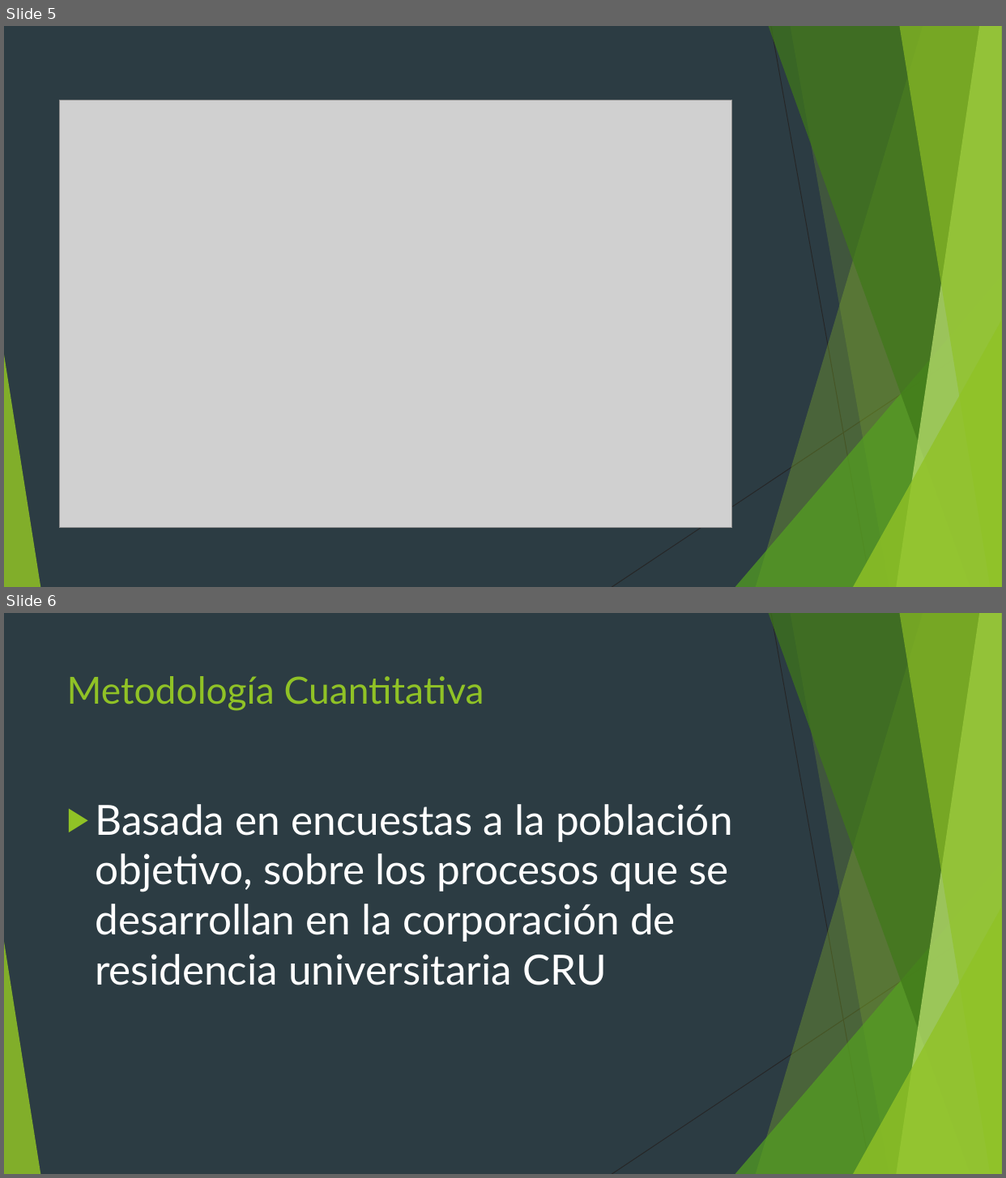
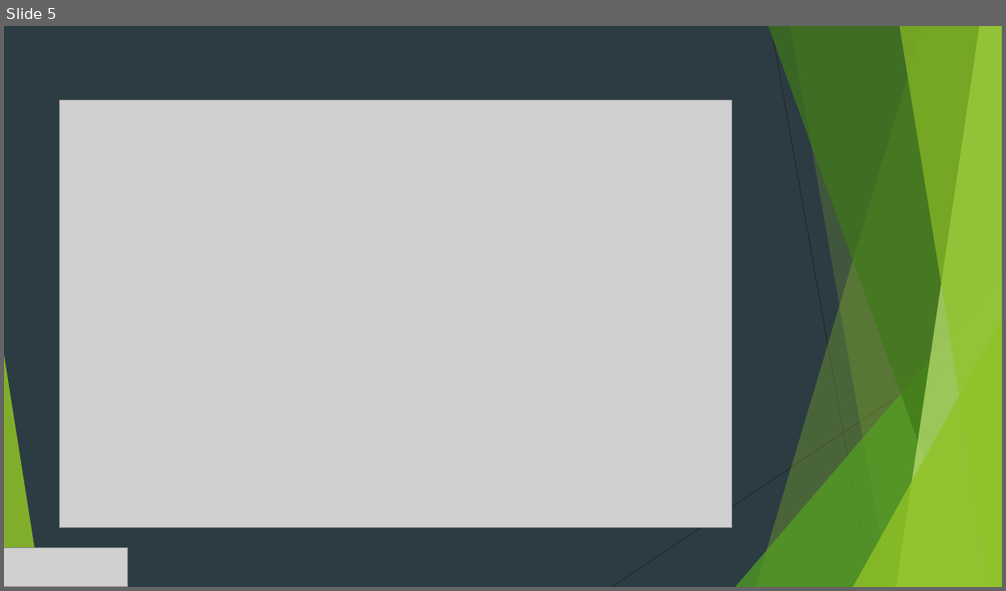
Before and after one commit to JefersonGuevara/Cru_Portal, a slide deck: Documentacion/SISTEMA DE INFORMACIÓN PARA LA GESTIÓN DE ADMISIONES.pptx. Shown one above the other, each under a label of ours: slides 5 and 6 before the commit, slide 5 after it. The pictures are 1006x1178 and 1006x591 pixels, drawn with LibreOffice and Linux fonts; fonts in the diff are those of the drawing; grey boxes stand for pictures. Boxes give left, top, right and bottom in pixels: in the first picture for what was removed or moved away, otherwise in the second. Text is boxed around its words. In the diff, an @@ line names an element or a change of style, - is before the commit and + after.

```diff
--- a/Documentacion/SISTEMA DE INFORMACIÓN PARA LA GESTIÓN DE ADMISIONES.pptx
+++ b/Documentacion/SISTEMA DE INFORMACIÓN PARA LA GESTIÓN DE ADMISIONES.pptx
@@ slide 6 removed at <box>4,613,1002,1174</box>, background #2C3C43; not listed: 10 template elements that a slide beside it also shows @@
@@ title removed at <box>67,676,484,711</box> @@
-Metodología Cuantitativa
@@ text removed at <box>95,804,733,986</box> @@
-▶ Basada en encuestas a la población objetivo, sobre los procesos que se desarrollan en la corporación de residencia universitaria CRU
@@ slide 5 changed as well @@
@@ picture added at <box>4,548,128,587</box> @@
```
Also in this commit, not shown: 11 other slides changed, 19 slides added, 7 other slides removed, 7 other files.
